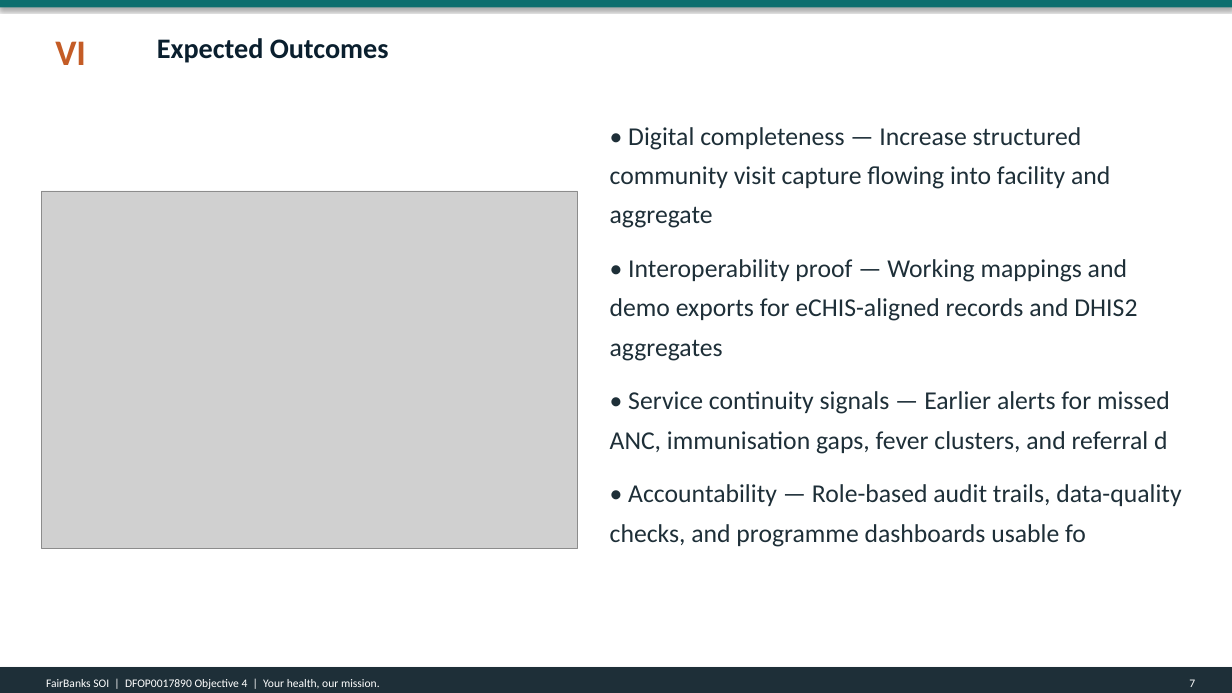
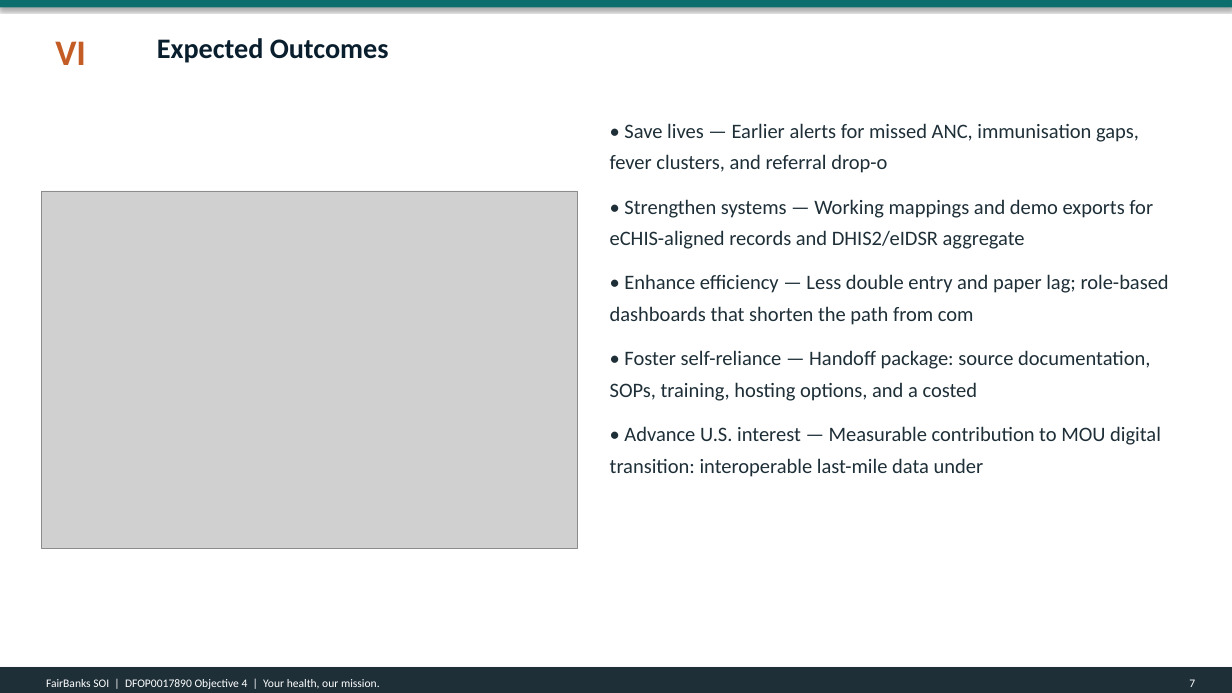
Before and after one commit to WASSWA2624/fairbanks, a slide deck: slide 7 of applications/dos-uganda/documents/dos-uganda_ppt.pptx. Drawn at 1232x693 pixels with LibreOffice and Linux fonts; fonts in the diff are those of the drawing; grey boxes stand for pictures. Boxes give left, top, right and bottom in pixels: in the first picture for what was removed or moved away, otherwise in the second. Text is boxed around its words. In the diff, an @@ line names an element or a change of style, - is before the commit and + after.

Commit message:
Revise build_dos-uganda_docs.py and associated documents to reflect updates in the Statement of Interest for the Uganda Health System MOU (DFOP0017890). Change "Step 1" to "Phase 1" in titles and subtitles, enhance project details including the proposed project title and organization name, and update narrative content to align with new objectives focused on interoperability and government ownership. Ensure consistency across Word, PDF, and PowerPoint formats while maintaining compliance with project guidelines.

```diff
--- a/applications/dos-uganda/documents/dos-uganda_ppt.pptx
+++ b/applications/dos-uganda/documents/dos-uganda_ppt.pptx
@@ text at <box>610,123,1169,477</box>: text changed; size 20 to 16 pt @@
-• Digital completeness — Increase structured community visit capture flowing into facility and aggregate
-• Interoperability proof — Working mappings and demo exports for eCHIS-aligned records and DHIS2 aggregates
-• Service continuity signals — Earlier alerts for missed ANC, immunisation gaps, fever clusters, and referral d
-• Accountability — Role-based audit trails, data-quality checks, and programme dashboards usable fo
+• Save lives — Earlier alerts for missed ANC, immunisation gaps, fever clusters, and referral drop-o
+• Strengthen systems — Working mappings and demo exports for eCHIS-aligned records and DHIS2/eIDSR aggregate
+• Enhance efficiency — Less double entry and paper lag; role-based dashboards that shorten the path from com
+• Foster self-reliance — Handoff package: source documentation, SOPs, training, hosting options, and a costed
+• Advance U.S. interest — Measurable contribution to MOU digital transition: interoperable last-mile data under
```
Also in this commit, not shown: 9 other slides changed, 4 other files.
